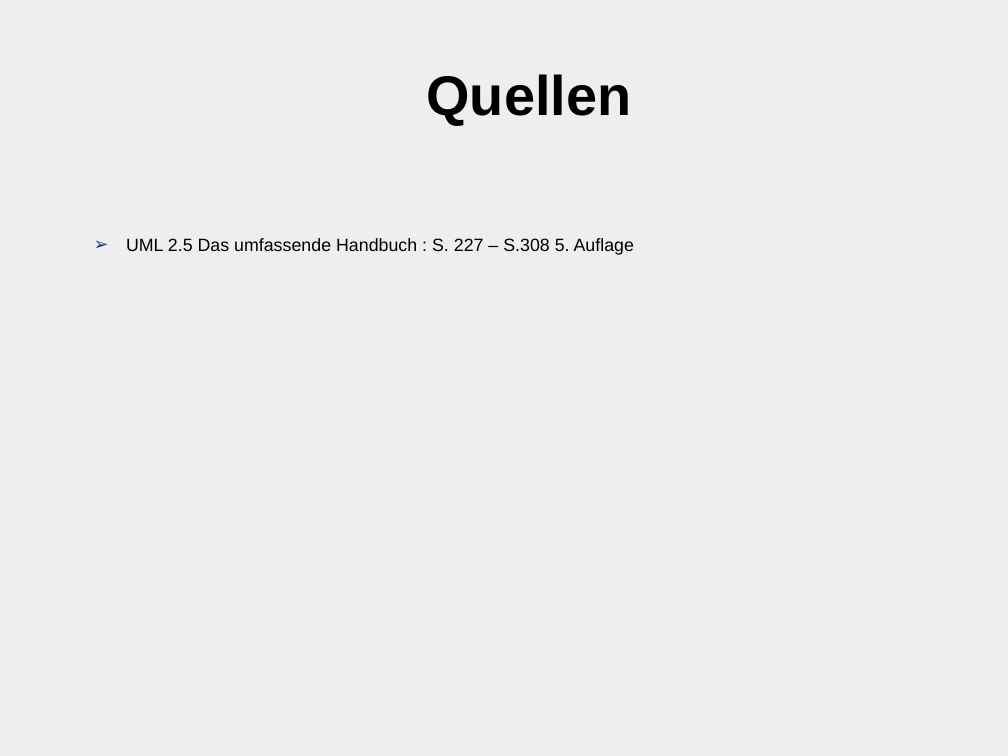
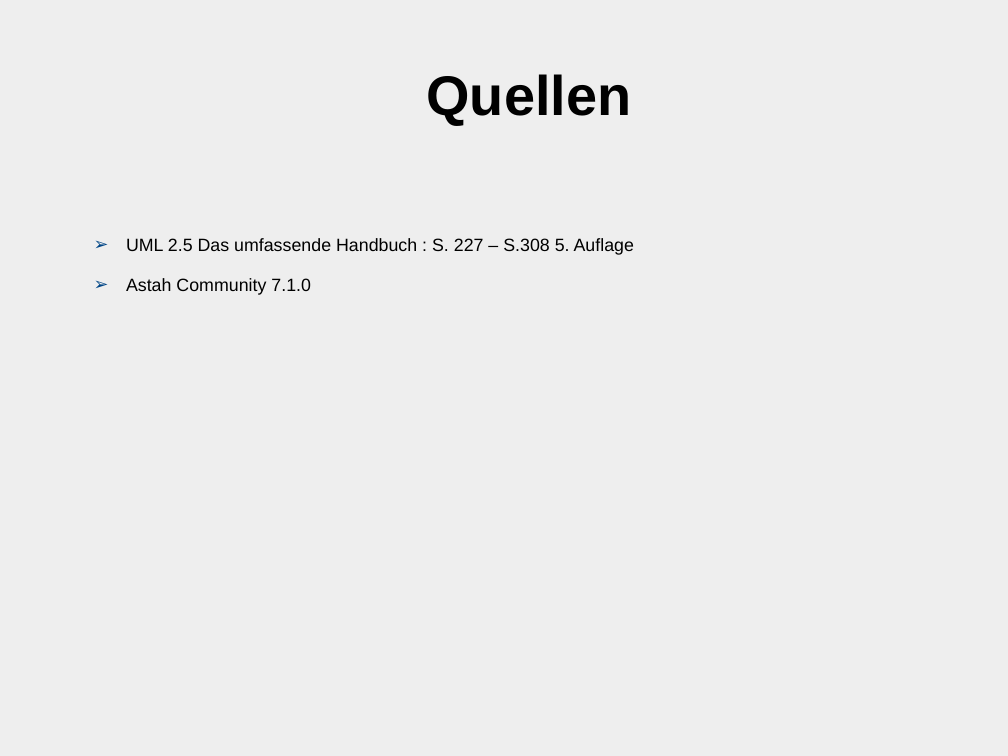
Before and after one commit to ChristianMarzianGithub/VortragAktivitaetsdiagramm, a slide deck: slide 22 of Präsentation Aktivitätsdiagramm/main/AktivitaetsdiagrammCM.odp. Drawn at 1008x756 pixels with LibreOffice and Linux fonts; fonts in the diff are those of the drawing. Boxes give left, top, right and bottom in pixels: in the first picture for what was removed or moved away, otherwise in the second. Text is boxed around its words. In the diff, an @@ line names an element or a change of style, - is before the commit and + after.

```diff
--- a/Präsentation Aktivitätsdiagramm/main/AktivitaetsdiagrammCM.odp
+++ b/Präsentation Aktivitätsdiagramm/main/AktivitaetsdiagrammCM.odp
@@ text at [126,278,311,295]: paragraph added @@
+➢ Astah Community 7.1.0
```
Also in this commit, not shown: 16 other slides changed.
